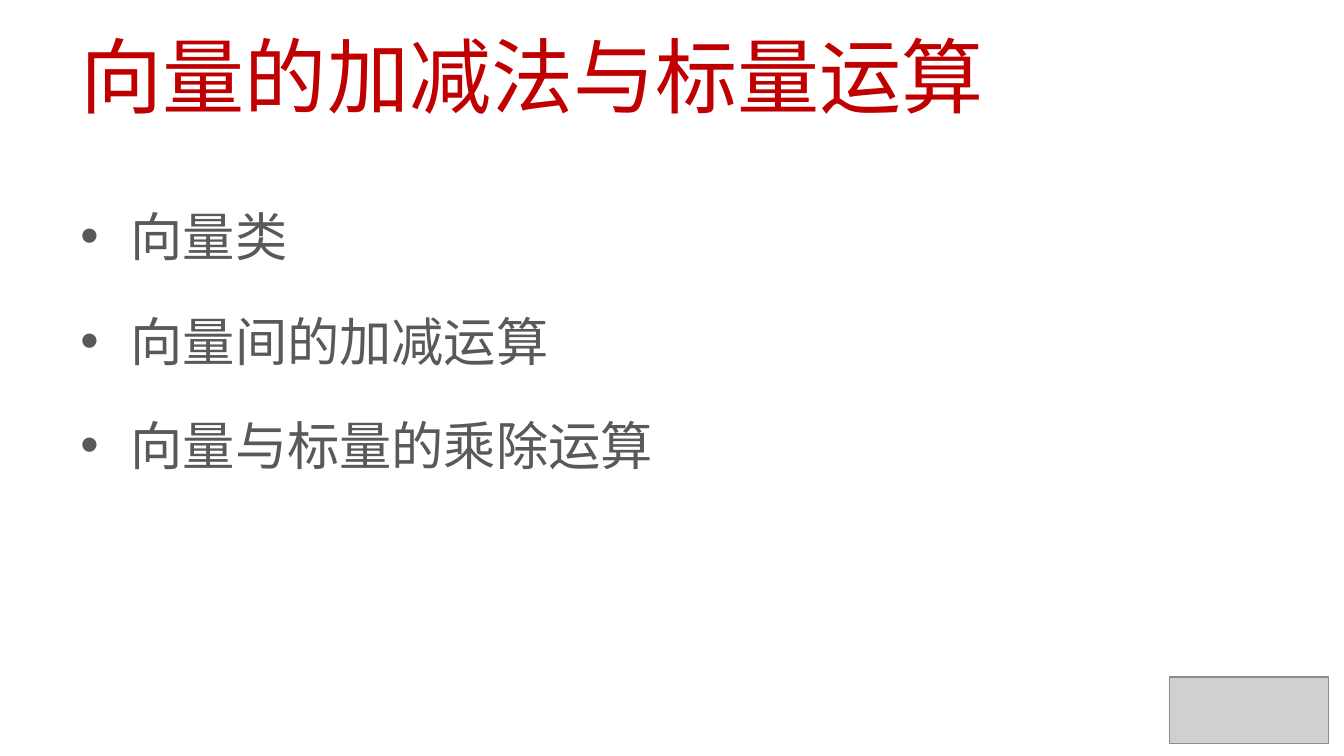
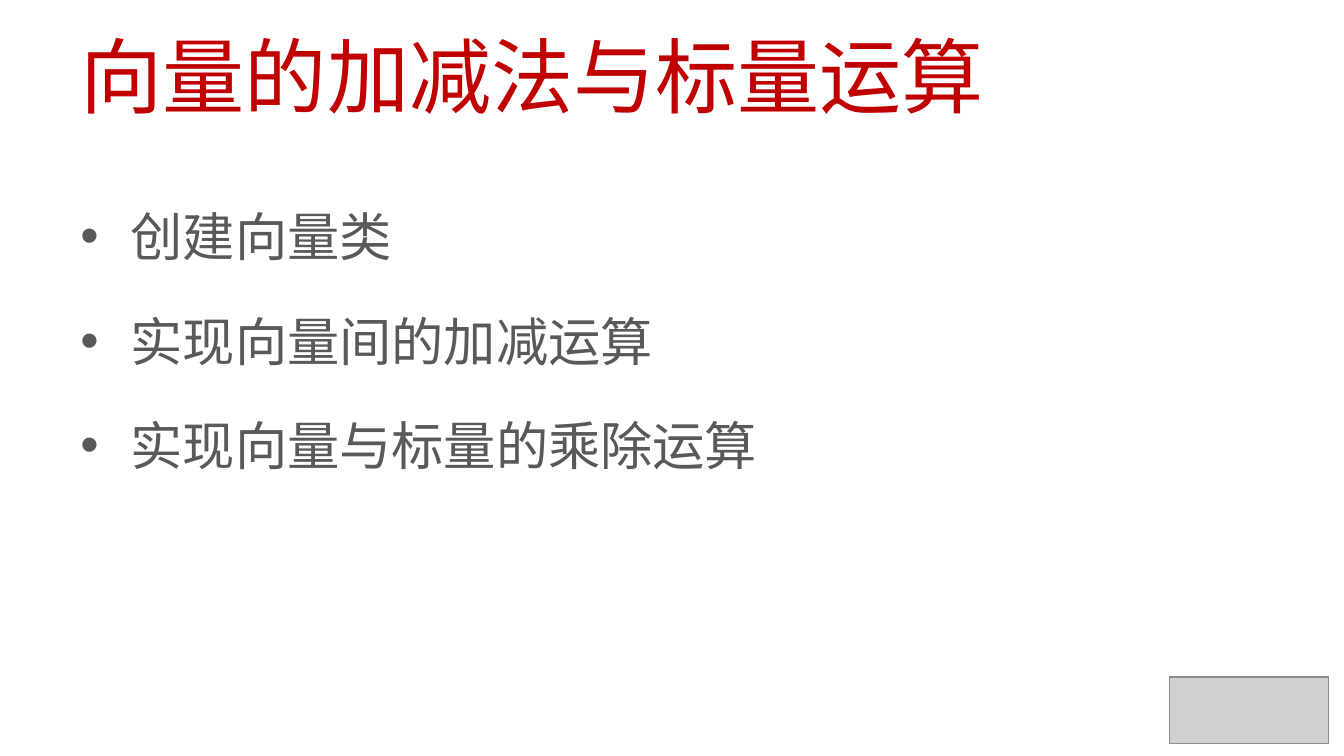
Before and after one commit to 0000duck/ComputerGraphicsBasics, a slide deck: slide 2 of PPT/c++实践练习.pptx. Drawn at 1344x756 pixels with LibreOffice and Linux fonts; fonts in the diff are those of the drawing; grey boxes stand for pictures. Boxes give left, top, right and bottom in pixels: in the first picture for what was removed or moved away, otherwise in the second. Text is boxed around its words. In the diff, an @@ line names an element or a change of style, - is before the commit and + after.

```diff
--- a/PPT/c++实践练习.pptx
+++ b/PPT/c++实践练习.pptx
@@ text at bbox=[131, 212, 757, 469]: text changed @@
-• 向量类
-• 向量间的加减运算
-• 向量与标量的乘除运算
+• 创建向量类
+• 实现向量间的加减运算
+• 实现向量与标量的乘除运算
```
Also in this commit, not shown: 1 other slide changed, 8 other files.
